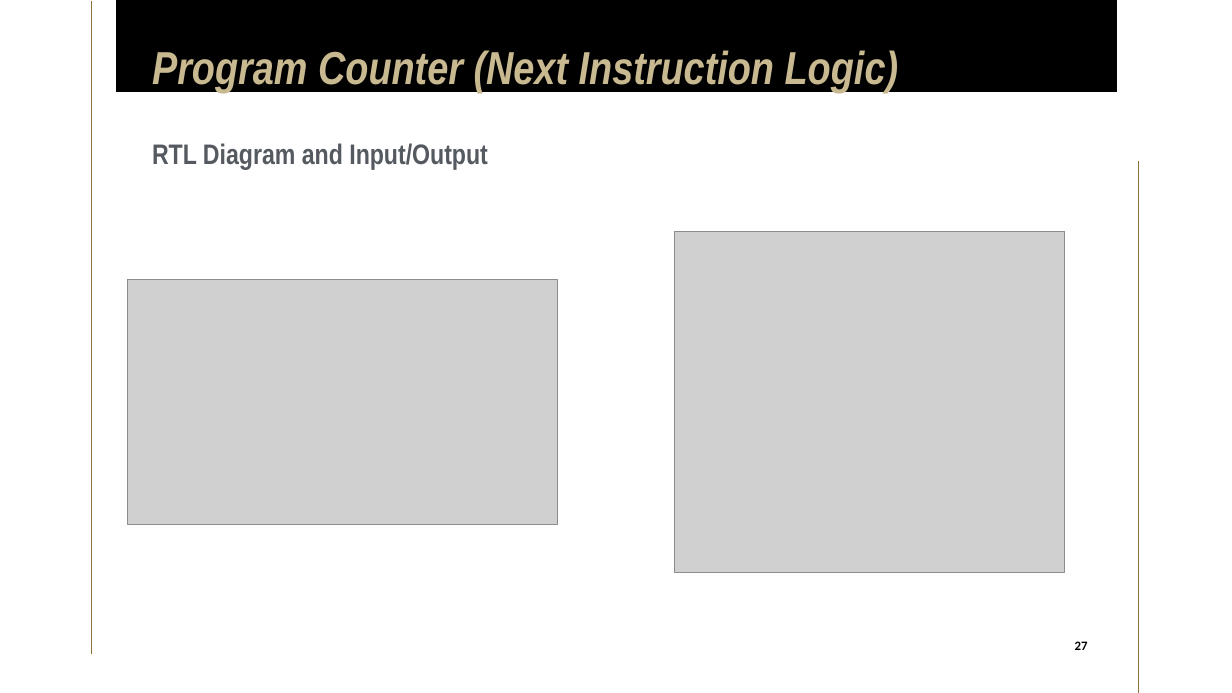
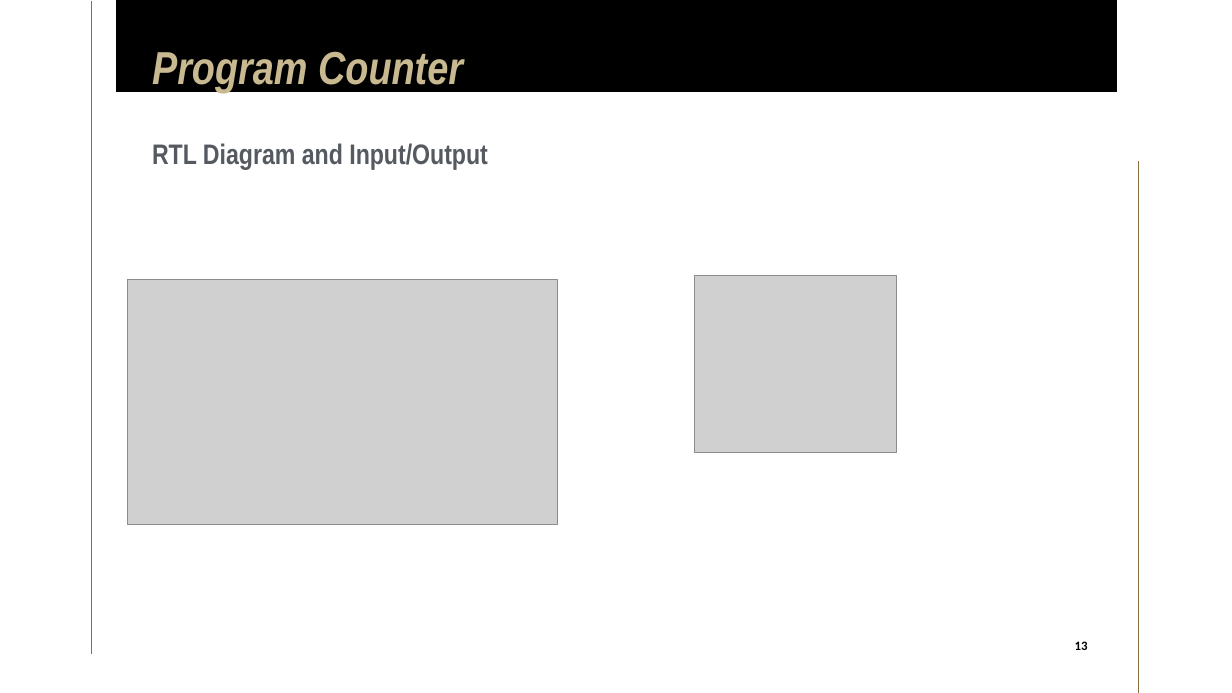
Before and after one commit to limichael246/STARS_2024, a slide deck: slide 13 of Project_Proposal.pptx (slide 27 before the commit). Drawn at 1232x693 pixels with LibreOffice and Linux fonts; fonts in the diff are those of the drawing; grey boxes stand for pictures. Boxes give left, top, right and bottom in pixels: in the first picture for what was removed or moved away, otherwise in the second. Text is boxed around its words. In the diff, an @@ line names an element or a change of style, - is before the commit and + after.

```diff
--- a/Project_Proposal.pptx
+++ b/Project_Proposal.pptx
@@ title at (152, 51, 463, 93): text changed @@
-Program Counter (Next Instruction Logic)
+Program Counter
@@ picture: place and size @@
-picture at (675, 231, 1066, 573)
+picture at (695, 275, 897, 452)
@@ page number at (1075, 641, 1088, 650): text changed @@
-27
+13
```
Also in this commit, not shown: 6 other slides changed, 5 slides added, 26 slides removed.
